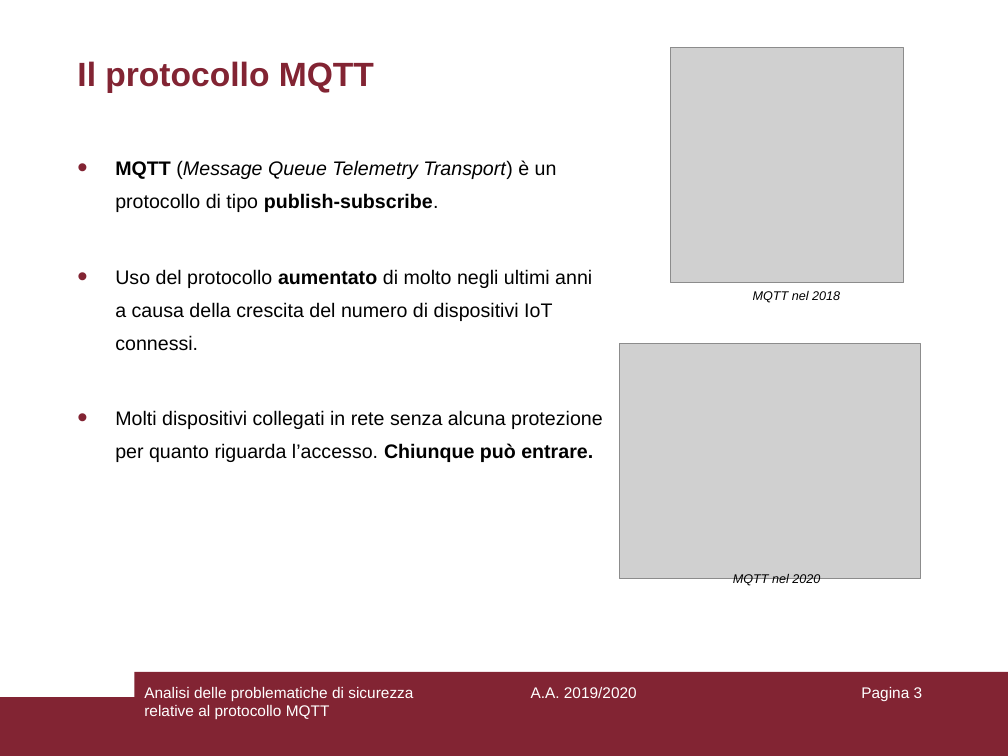
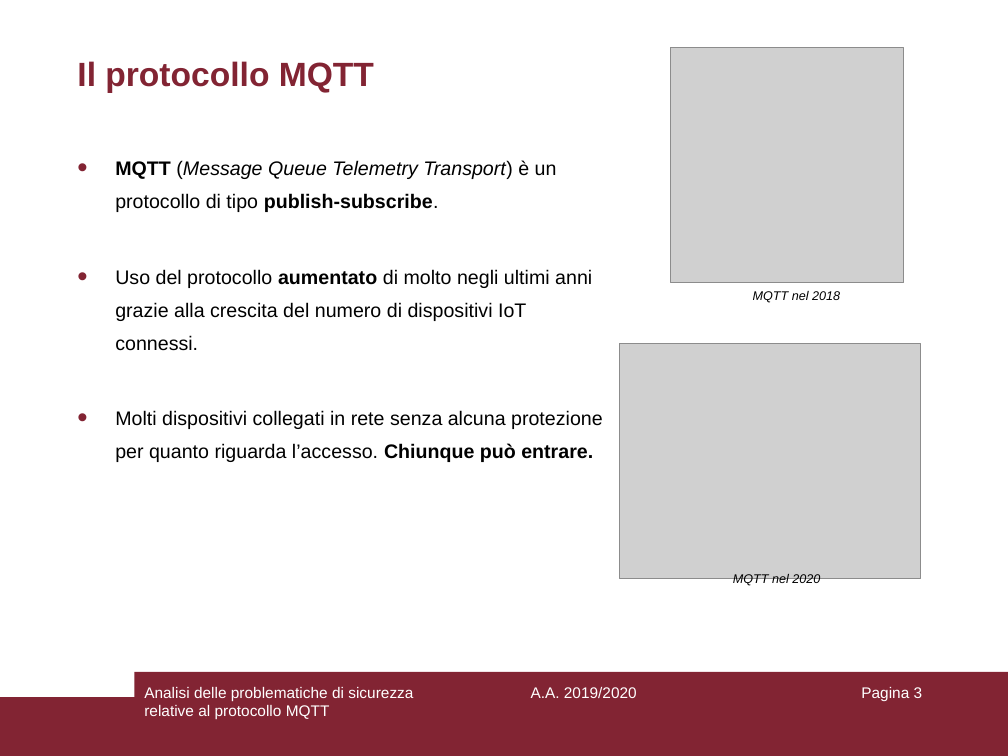
Before and after one commit to aedoardo/bachelor-degree-thesis, a slide deck: slide 3 of slides/Presentazione.ppt. Drawn at 1008x756 pixels with LibreOffice and Linux fonts; fonts in the diff are those of the drawing; grey boxes stand for pictures. Boxes give left, top, right and bottom in pixels: in the first picture for what was removed or moved away, otherwise in the second. Text is boxed around its words. In the diff, an @@ line names an element or a change of style, - is before the commit and + after.

```diff
--- a/slides/Presentazione.ppt
+++ b/slides/Presentazione.ppt
@@ text at (x1=115, y1=269, x2=592, y2=351): text changed @@
-• Uso del protocollo aumentato di molto negli ultimi anni a causa della crescita del numero di dispositivi IoT connessi.
+• Uso del protocollo aumentato di molto negli ultimi anni grazie alla crescita del numero di dispositivi IoT connessi.
```
Also in this commit, not shown: 5 other slides changed, 1 slide added, 3 other files.
